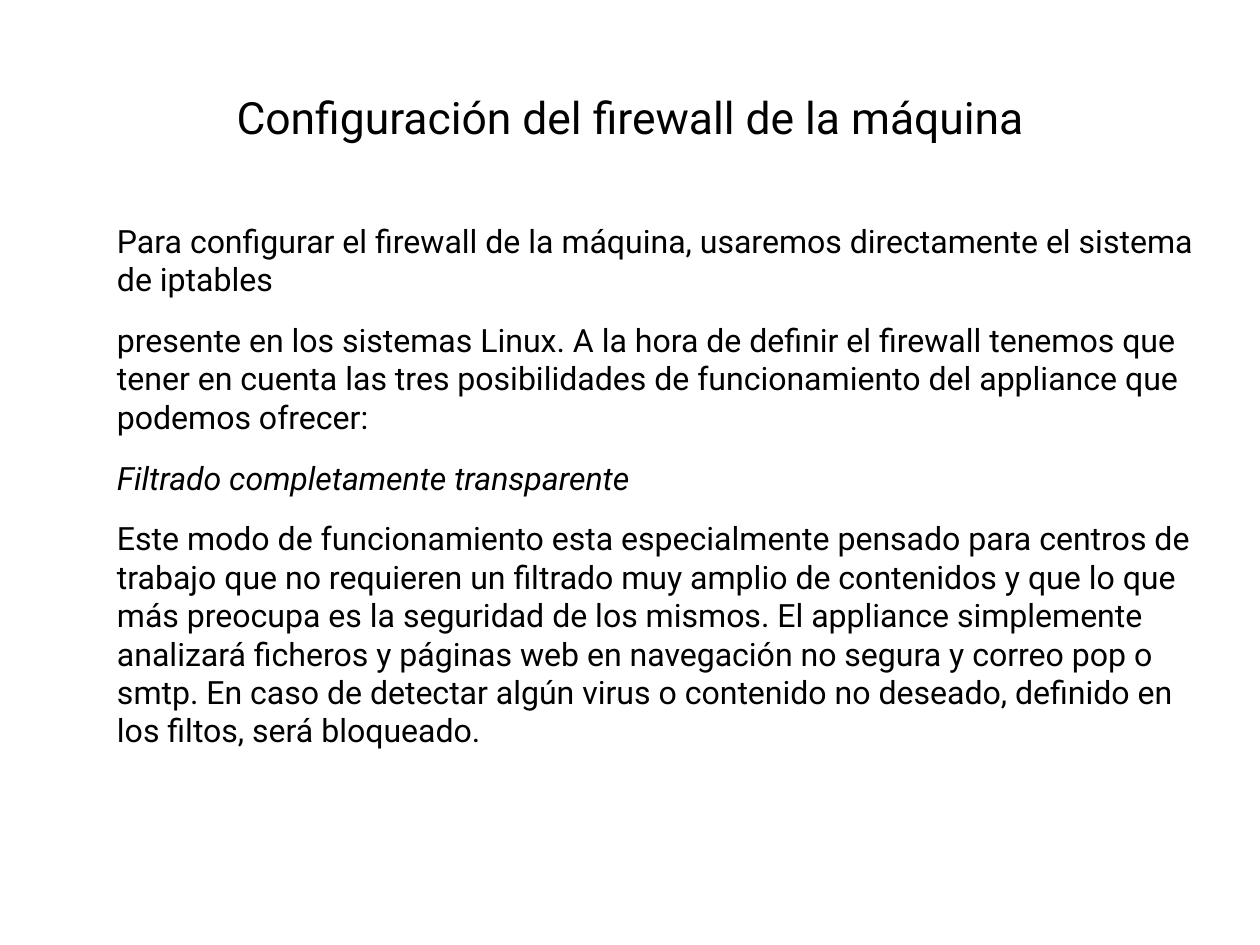
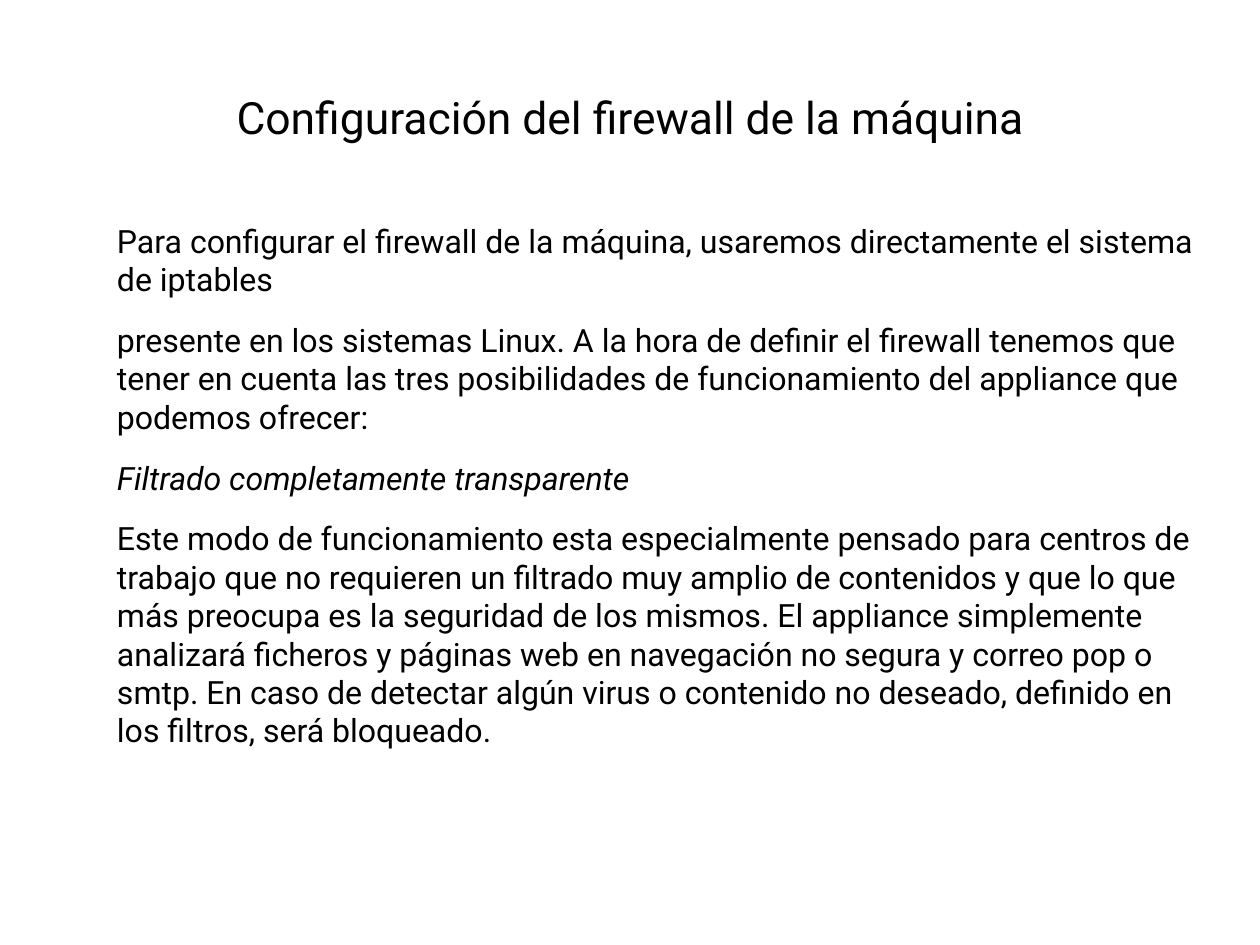
Before and after one commit to robertord/Ecoraee, a slide deck: slide 45 of Presentaciones/PresentacionApliance.odp. Drawn at 1260x945 pixels with LibreOffice and Linux fonts; fonts in the diff are those of the drawing; background and template pictures are left out. Boxes give left, top, right and bottom in pixels: in the first picture for what was removed or moved away, otherwise in the second. Text is boxed around its words. In the diff, an @@ line names an element or a change of style, - is before the commit and + after.

Commit message:
acabada presentacion appliance

```diff
--- a/Presentaciones/PresentacionApliance.odp
+++ b/Presentaciones/PresentacionApliance.odp
@@ text at bbox=[117, 525, 1189, 749]: text changed @@
-Este modo de funcionamiento esta especialmente pensado para centros de trabajo que no requieren un filtrado muy amplio de contenidos y que lo que más preocupa es la seguridad de los mismos. El appliance simplemente analizará ficheros y páginas web en navegación no segura y correo pop o smtp. En caso de detectar algún virus o contenido no deseado, definido en los filtos, será bloqueado.
+Este modo de funcionamiento esta especialmente pensado para centros de trabajo que no requieren un filtrado muy amplio de contenidos y que lo que más preocupa es la seguridad de los mismos. El appliance simplemente analizará ficheros y páginas web en navegación no segura y correo pop o smtp. En caso de detectar algún virus o contenido no deseado, definido en los filtros, será bloqueado.
```
Also in this commit, not shown: 25 other slides changed.
